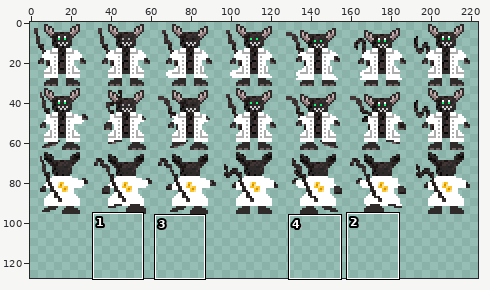
File history of a sprite sheet, assets/sprites/the-chemical-apocalypse-atlas.png. The first picture is a wide view before the edit; the outline marks the close-up.
Close-up. First the earlier version:
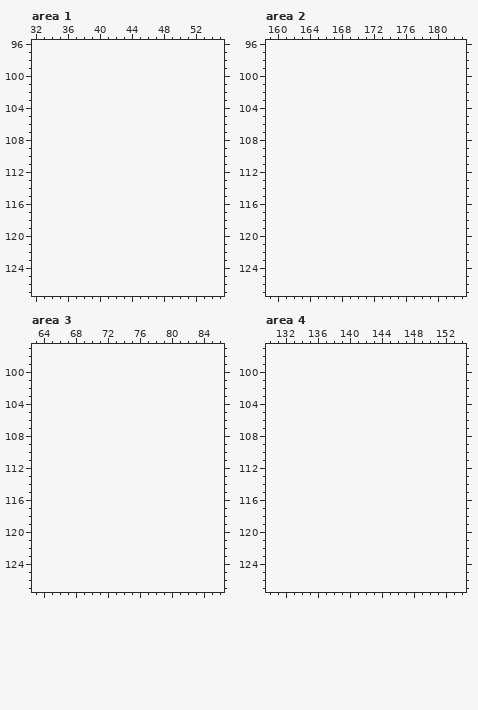
The file is 224x96 pixels. Colours within 5 levels of each other are drawn and written as one. Shown: area 1: x 32..55, y 96..127; area 2: x 159..183, y 96..127; area 3: x 63..86, y 97..127; area 4: x 130..154, y 97..127. The old version is drawn lined up with the new one, on the new canvas. The commit also changed other parts of the picture, which this record leaves out.
New version:
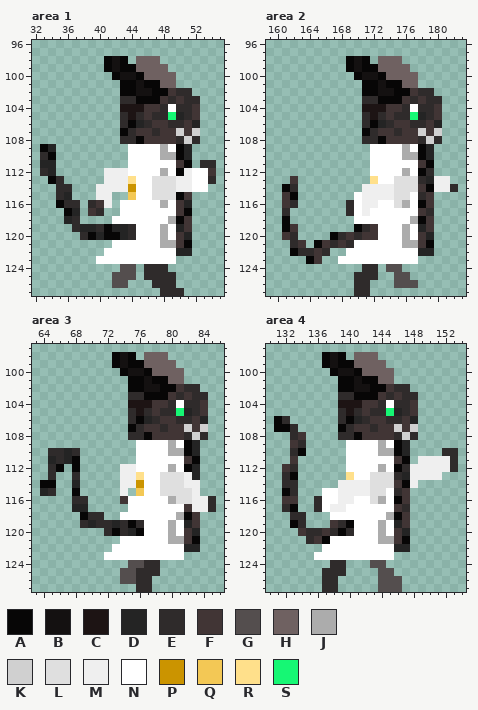
Palette (. is transparent): A #070606  B #141111  C #1d1414  D #242424  E #2f2b2b  F #413535  G #544e4e  H #6f6161  J #acacac  K #d0d0d0  L #dfdfdf  M #efefef  N #ffffff  P #cb9400  Q #f3c855  R #ffe08b  S #16f774
The edit:
canvas 224x96 -> 224x128
--- area 1
@@ x 32..55 @@
  97 ........................
- 98 ........................
- 99 ........................
-100 ........................
-101 ........................
-102 ........................
-103 ........................
-104 ........................
-105 ........................
-106 ........................
-107 ........................
-108 ........................
-109 ........................
-110 ........................
-111 ........................
-112 ........................
-113 ........................
-114 ........................
-115 ........................
-116 ........................
-117 ........................
-118 ........................
-119 ........................
-120 ........................
-121 ........................
-122 ........................
-123 ........................
-124 ........................
-125 ........................
-126 ........................
-127 ........................
+ 98 .........ABA.HHH........
+ 99 .........ABAAHHHH.......
+100 ..........ABBAHHHH......
+101 ...........AABAAHH......
+102 ...........AABBAAFEE....
+103 ...........EEAAAFEFEE...
+104 ...........CCCFFENEEF...
+105 ...........ECEFEESDEF...
+106 ...........EADEFFEEFD...
+107 ...........AEFFEFFKFK...
+108 ...........EEAFFFFEKE...
+109 .AD.........NNNNJNAD....
+110 .EA.........NNNNJJAD....
+111 .DD.........NNNNNNFA.EE.
+112 .ED......MMMNNNNJNAMNNF.
+113 ..AE.....MMMRNNLLLMMNNE.
+114 ...EE...MMMMPNNLLLMMNN..
+115 ...ED...MM..QNNLLLAF....
+116 ...AEE.EFM.NNNNNJNFD....
+117 ....AD.FE..NNNNNNNFA....
+118 ....DE....NNNNNNNJAF....
+119 .....EDDEADDENNNJNDF....
+120 ......EADAADENNNJNFD....
+121 ..........NNNNNNJJFA....
+122 .........NNNNNNNNNDD....
+123 ........NNNNNNNNNN......
+124 ...........GG.EEE.......
+125 ..........GGG.EEEE......
+126 ..........GG...EEE......
+127 ................EEE.....
--- area 2
@@ x 159..183 @@
  97 .........................
- 98 .........................
- 99 .........................
-100 .........................
-101 .........................
-102 .........................
-103 .........................
-104 .........................
-105 .........................
-106 .........................
-107 .........................
-108 .........................
-109 .........................
-110 .........................
-111 .........................
-112 .........................
-113 .........................
-114 .........................
-115 .........................
-116 .........................
-117 .........................
-118 .........................
-119 .........................
-120 .........................
-121 .........................
-122 .........................
-123 .........................
-124 .........................
-125 .........................
-126 .........................
-127 .........................
+ 98 ..........ABA.HHH........
+ 99 ..........ABAAHHHH.......
+100 ...........ABBAHHHH......
+101 ............AABAAHH......
+102 ............AABBAAFEE....
+103 ............EEAAAFEFEE...
+104 ............CCCFFENEEF...
+105 ............ECEFEESDEF...
+106 ............EADEFFEEFD...
+107 ............AEFFEFFKFK...
+108 ............EEAFFFFEKE...
+109 .............NNNNJNAD....
+110 .............NNNNJJAD....
+111 .............NNNNNNFA....
+112 .............NNNNJNAE....
+113 ...F.........RNNLLLEDMM..
+114 ..AE........MMMMLLLFAMME.
+115 ..FA.......NMMMMLLNEF....
+116 ..FE......ENMMNNLJNAF....
+117 ..E.......ENMNNNNNNFE....
+118 ..A........NNNNNNNJAF....
+119 ..AF.......AEFNNNJNDF....
+120 ..FE....AEFEFFNNNJNFD....
+121 ...EF.AFEFENNNNNNJJFA....
+122 ...AEEFE..NNNNNNNNNDD....
+123 .....AF..NNNNNNNNNN......
+124 ............EE.GG........
+125 ...........EEE..GG.......
+126 ...........EE...GGG......
+127 ...........EE............
--- area 3
@@ x 63..86 @@
  97 ........................
- 98 ........................
- 99 ........................
-100 ........................
-101 ........................
-102 ........................
-103 ........................
-104 ........................
-105 ........................
-106 ........................
-107 ........................
-108 ........................
-109 ........................
-110 ........................
-111 ........................
-112 ........................
-113 ........................
-114 ........................
-115 ........................
-116 ........................
-117 ........................
-118 ........................
-119 ........................
-120 ........................
-121 ........................
-122 ........................
-123 ........................
-124 ........................
-125 ........................
-126 ........................
-127 ........................
+ 98 ..........ABA.HHH.......
+ 99 ..........ABAAHHHH......
+100 ...........ABBAHHHH.....
+101 ............AABAAHH.....
+102 ............AABBAAFEE...
+103 ............EEAAAFEFEE..
+104 ............CCCFFENEEF..
+105 ............ECEFEESDEF..
+106 ............EADEFFEEFD..
+107 ............AEFFEFFKFK..
+108 ............EEAFFFFEKE..
+109 .............NNNNJNAD...
+110 ..EEDE.......NNNNJJAD...
+111 ..DEDA.......NNNNNNFA...
+112 ..EA.A.....MMNNNNJNAD...
+113 ..E..E.....MMRNNLLLMD...
+114 .AA..D.....MMPNNLLLMM...
+115 .DE..A.....M.QNNLLLLM...
+116 .....EE....FNNNNNJLLMME.
+117 .....DD.....NNNNNNNFMME.
+118 ......AEE..NNNNNNNJAF...
+119 ......EDEEDEAENNNJNDF...
+120 .........EAEDANNNJNFD...
+121 ...........NNNNNNJJFA...
+122 ..........NNNNNNNNNDD...
+123 .........NNNNNNNNNN.....
+124 ............GGEE........
+125 ...........GGEEE........
+126 ...........GGEE.........
+127 .............EE.........
--- area 4
@@ x 130..154 @@
  97 .........................
- 98 .........................
- 99 .........................
-100 .........................
-101 .........................
-102 .........................
-103 .........................
-104 .........................
-105 .........................
-106 .........................
-107 .........................
-108 .........................
-109 .........................
-110 .........................
-111 .........................
-112 .........................
-113 .........................
-114 .........................
-115 .........................
-116 .........................
-117 .........................
-118 .........................
-119 .........................
-120 .........................
-121 .........................
-122 .........................
-123 .........................
-124 .........................
-125 .........................
-126 .........................
-127 .........................
+ 98 .......ABA.HHH...........
+ 99 .......ABAAHHHH..........
+100 ........ABBAHHHH.........
+101 .........AABAAHH.........
+102 .........AABBAAFEE.......
+103 .........EEAAAFEFEE......
+104 .........CCCFFENEEF......
+105 .........ECEFEESDEF......
+106 .AE......EADEFFEEFD......
+107 .AAE.....AEFFEFFKFK......
+108 ...EF....EEAFFFFEKE......
+109 ...FE.....NNNNJNAD.......
+110 ...EA.....NNNNJJAD....EE.
+111 ...F......NNNNNNFA.MMMME.
+112 ..FE......NNNNJNAEMMMMME.
+113 ..EA......RNNLLLEDMMMM...
+114 ..EE.....MMMMLLLFAM......
+115 ..AE...NNMMMMLLNEF.......
+116 ..FF..ENNMMNNLJNAF.......
+117 ..EA..ENMMNNNNNNFE.......
+118 ...EE...NNNNNNNJAF.......
+119 ...AE...FEANNNJNDF.......
+120 ....FEEFEAENNNJNFD.......
+121 .....EFANNNNNNJJFA.......
+122 .......NNNNNNNNNDD.......
+123 ......NNNNNNNNNN.........
+124 ........EE...GG..........
+125 .......EEE....GG.........
+126 .......EE.....GGG........
+127 .......EE.....GGG........
